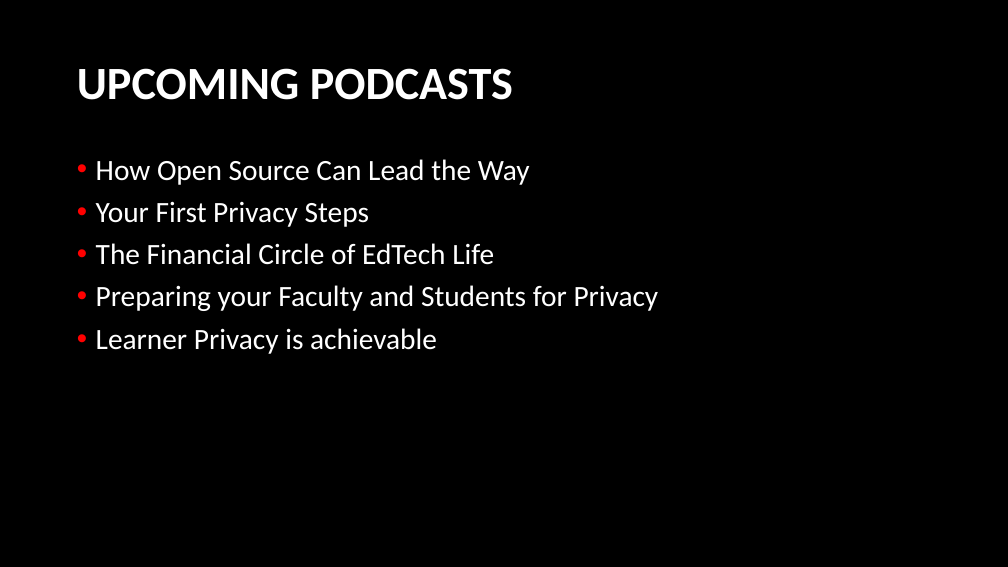
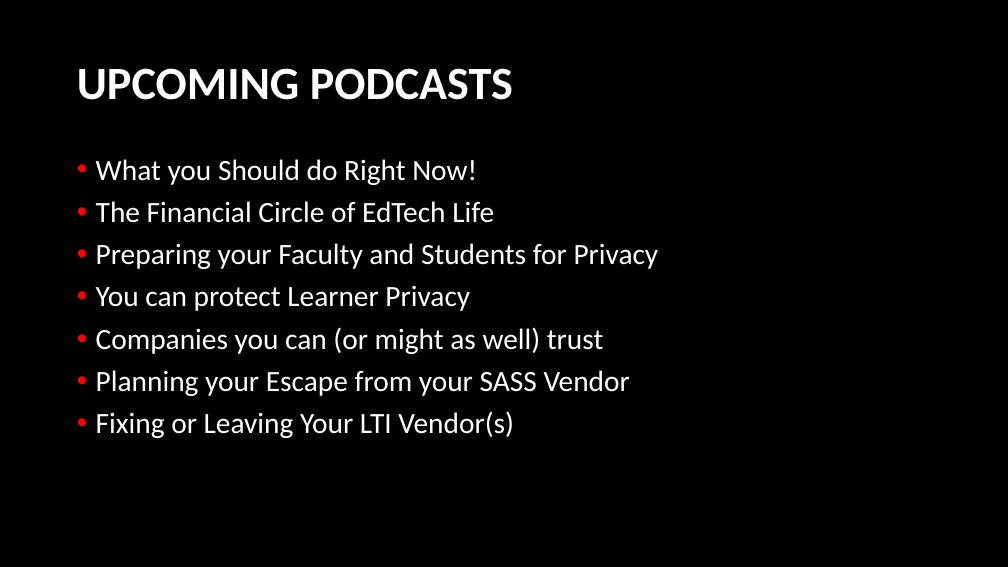
Before and after one commit to LearnerPrivacy/LearnerPrivacy.github.io, a slide deck: slide 4 of lectures/001-Overview.pptx (slide 5 before the commit). Drawn at 1008x567 pixels with LibreOffice and Linux fonts; fonts in the diff are those of the drawing; background and template pictures are left out. Boxes give left, top, right and bottom in pixels: in the first picture for what was removed or moved away, otherwise in the second. Text is boxed around its words. In the diff, an @@ line names an element or a change of style, - is before the commit and + after.

```diff
--- a/lectures/001-Overview.pptx
+++ b/lectures/001-Overview.pptx
@@ text at [96,159,477,185]: text changed @@
-• How Open Source Can Lead the Way
-• Your First Privacy Steps
+• What you Should do Right Now!
@@ text at [96,286,630,438]: text changed @@
-• Learner Privacy is achievable
+• You can protect Learner Privacy
+• Companies you can (or might as well) trust
+• Planning your Escape from your SASS Vendor
+• Fixing or Leaving Your LTI Vendor(s)
```
Also in this commit, not shown: 4 other slides changed, 2 slides removed, 30 other files.
